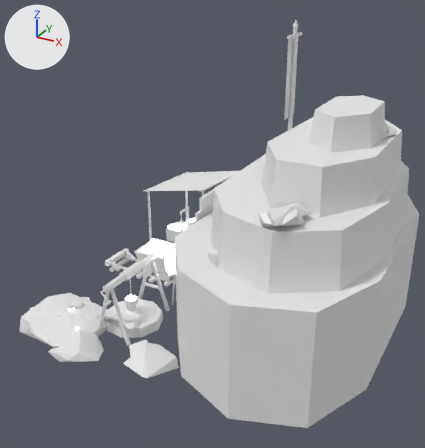
Before and after pictures for a commit that changed the glTF model SourceArt/Buildings/SM_Bld_Mine.gltf.
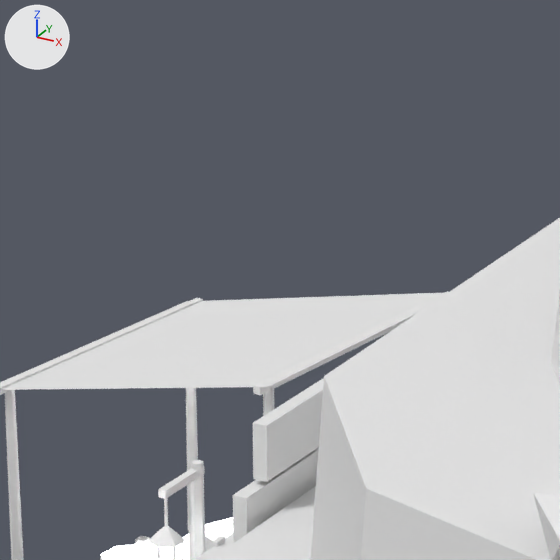
Each version appears first whole from a camera (50 mm lens) standing at (6.13, -12.16, 8.03) and looking at (-0.25, -0.55, 2.23), and next in a close-up on the part from 34% to 62% of the width and 24% to 51% of the height. The lights are fixed; the arrows at upper left show +X, +Y and +Z. The first two pictures are the older version. Vertices at exactly the same position are counted once.

Before the edit, the objects in view are built like this:
```python
me_sm_bld_mine = bpy.data.meshes.new('SM_Bld_Mine')
me_sm_bld_mine.from_pydata(...)  # 1807 vertices, 2757 faces; spans x -3.94..4.18, y -4.28..4.2, z -0.18..6.86
me_sm_bld_mine.materials.append(mat_bld_cliff)
me_sm_bld_mine.materials.append(mat_bld_turf)
me_sm_bld_mine.materials.append(mat_bld_dark)
me_sm_bld_mine.materials.append(mat_bld_rock)
me_sm_bld_mine.materials.append(mat_bld_beam)
me_sm_bld_mine.materials.append(mat_bld_ore)
me_sm_bld_mine.materials.append(mat_bld_bronze)
me_sm_bld_mine.materials.append(mat_bld_planks)
me_sm_bld_mine.materials.append(mat_bld_flame)
me_sm_bld_mine.materials.append(mat_bld_gold)
me_sm_bld_mine.materials.append(mat_bld_thatch)
me_sm_bld_mine.materials.append(mat_bld_awning)
me_sm_bld_mine.materials.append(mat_bld_dirt)
me_sm_bld_mine.materials.append(mat_bld_leafcore)
me_sm_bld_mine.materials.append(mat_bld_leaves)
me_sm_bld_mine.materials.append(mat_bld_banner)
ob_sm_bld_mine = bpy.data.objects.new('SM_Bld_Mine', me_sm_bld_mine)
ob_sm_bld_mine.location = (0.0, 0.0, 0.0)
```
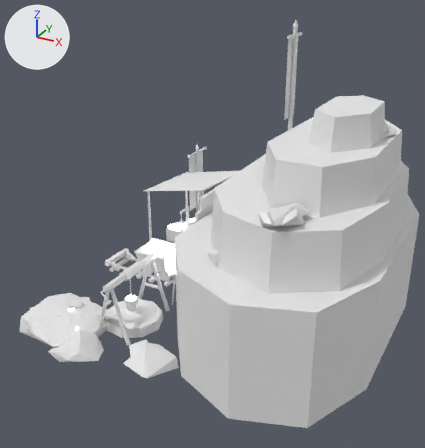
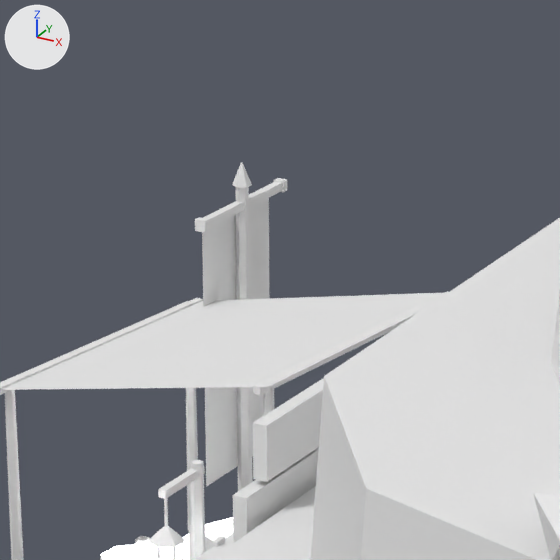
What changed in the scene script:
```text
Add mat_bld_levelflag:
    mat_bld_levelflag = bpy.data.materials.new('Bld_LevelFlag')
    # nodes: BsdfPrincipled, Math, Mix, OutputMaterial, VertexColor
    # colours: white #e7e7e7, mixed with the vertex colours
Change me_sm_bld_mine:
    used by ob_sm_bld_mine; location = (0.0, 0.0, 0.0)
    remove me_sm_bld_mine.from_pydata(...)  # 1807 vertices, 2757 faces; spans x -3.94..4.18, y -4.28..4.2, z -0.18..6.86
    add me_sm_bld_mine.from_pydata(...)  # 1859 vertices, 2835 faces; spans x -3.94..4.18, y -4.28..4.69, z -0.18..6.86
    me_sm_bld_mine part 1: a new loose piece, a 6-sided cut cone along z (radius 0.055 at the low end, 0.045 at the high end) spanning x -3.448..-3.352, y 4.065..4.175, z -0.04..2.5, in mat_bld_beam
    me_sm_bld_mine part 2: a new loose piece, a box spanning x -3.43..-3.37, y 3.59..4.65, z 2.33..2.39, in mat_bld_beam
    me_sm_bld_mine part 3: a new loose piece, a box spanning x -3.44..-3.36, y 4.63..4.69, z 2.32..2.4, in mat_bld_bronze
    me_sm_bld_mine part 4: a new loose piece, a box spanning x -3.44..-3.36, y 3.55..3.61, z 2.32..2.4, in mat_bld_bronze
    me_sm_bld_mine part 5
    16 vertices are added at x -3.46..-3.34, y 3.66..4.58, z 0.4..2.66
    20 new faces join them, mat_bld_bronze
    2 new faces join them, mat_bld_levelflag
    add me_sm_bld_mine.materials.append(mat_bld_levelflag)
```

Pixel boxes (x1, y1, x2, y2) of what changed, in the close-ups (560 x 560 px):
'SM_Bld_Mine', reshaped
    before: (0, 218, 560, 560)
    after: (0, 162, 560, 560)
part 1 of me_sm_bld_mine, added
    after: (236, 187, 253, 491)
part 2 of me_sm_bld_mine, added
    after: (203, 182, 282, 227)
part 3 of me_sm_bld_mine, added
    after: (273, 178, 287, 192)
part 4 of me_sm_bld_mine, added
    after: (195, 217, 210, 232)
part 5 of me_sm_bld_mine, added
    after: (202, 162, 270, 487)
